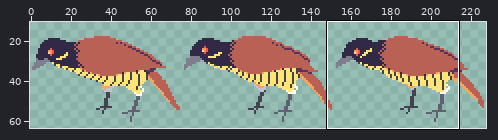
Two states of a sprite sheet, Assets/Sprites/female04.png. Above: a wide view before the commit, with the close-up outlined.
Close-up. First the earlier version:
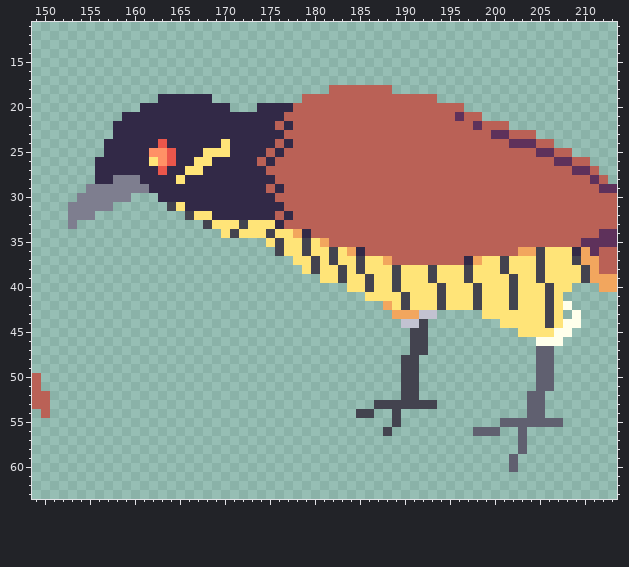
The file is 456x128 pixels, drawn in blocks of 2x2; one block is one cell here. Shown: x 149..213, y 11..63. The wide view leaves out empty margins. The commit also changed other parts of the picture, which this record leaves out.
After the commit:
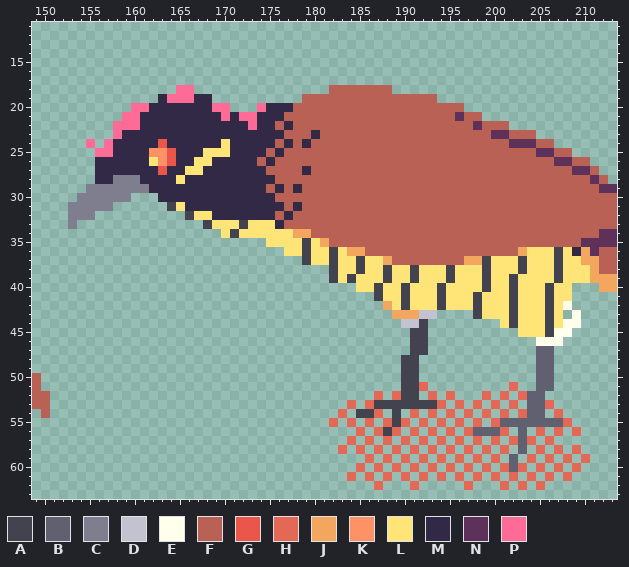
Palette (. is transparent): A #43434f  B #606070  C #7e7e8f  D #c2c2d1  E #ffffeb  F #ba6156  G #eb564b  H #e36956  J #f2a65e  K #ff9166  L #ffe478  M #322947  N #5e315b  P #ff6b97
Edits made:
There is now colour A in row 43 at x 198.
The edit turns colour L into colour A in row 36 at x 207; in row 37 at x 179, 199, 203 and 207; in row 38 at x 182, 188, 191, 195, 199, 203 and 207; in row 39 at x 182, 184, 188, 191, 195, 199 and 207; in row 40 at x 187, 190 and 199; in row 41 at x 187.
The edit turns colour L into colour A in rows 43 to 44 at x 202; in row 45 at x 206.
There is now colour H in row 51 at x 192 and 202; in row 52 at x 187, 189, 193, 195, 199, 201 and 203; in row 53 at x 184, 186, 194, 196, 198, 200, 202 and 206; in row 54 at x 183, 187, 191, 193, 195, 197, 199, 201, 203 and 207; in row 55 at x 182, 184, 186, 188, 190, 192, 194, 196, 198, 200 and 208; in row 56 at x 185, 187, 189, 191, 193, 195, 197, 201, 205, 207 and 209.
There is now colour H in row 57 at x 184, 186, 188, 190, 192, 194, 196, 198, 200, 202, 204 and 206; in row 58 at x 183, 185, 187, 189, 191, 193, 195, 197, 199, 201, 205, 207 and 209; in row 59 at x 186, 188, 190, 192, 194, 196, 198, 200, 204, 206, 208 and 210; in row 60 at x 185, 187, 189, 191, 193, 195, 197, 199, 201, 203, 205, 207 and 209; in row 61 at x 184, 186, 188, 190, 192, 194, 196, 198, 200, 202, 204, 206 and 208; in row 62 at x 187, 191, 197, 201, 203 and 205.
The edit turns colour M into colour J in row 34 at x 179; in row 36 at x 185; in row 37 at x 197.
There is now colour L in row 41 at x 208.
The edit turns colour A into colour L in row 34 at x 175; in row 35 at x 176; in row 36 at x 205; in row 37 at x 180, 201, 205 and 209; in row 38 at x 183, 189, 193, 197, 201, 205 and 210; in row 39 at x 183, 186, 189, 193, 197, 205 and 210.
The edit turns colour A into colour L in row 40 at x 186, 189 and 198.
The edit turns colour J into colour L in row 36 at x 204.
The edit turns colour F into colour M in row 23 at x 180; in row 24 at x 179; in row 27 at x 179; in row 29 at x 178; in row 31 at x 178.
There is now colour P in row 18 at x 165 to 166; in row 20 at x 160; in row 24 at x 155; in row 25 at x 156.
The edit turns colour M into colour P in row 19 at x 164 to 166; in row 20 at x 161, 169 to 170 and 174; in row 21 at x 159 to 160, 170 and 172 to 173; in row 22 at x 158 to 160 and 173; in row 23 at x 158; in rows 24 to 25 at x 157.
The author cleared colour A in row 36 at x 176; in row 38 at x 180.
The author cleared colour L in row 37 at x 178; in row 38 at x 179 and 181; in row 39 at x 181; in row 40 at x 184; in row 41 at x 186.
Boxes around the changes in both close-ups, in picture pixels (x1, y1, x2, y2):
changed: (86, 85, 266, 157)
changed: (266, 130, 590, 337)
added: (329, 382, 590, 490)
